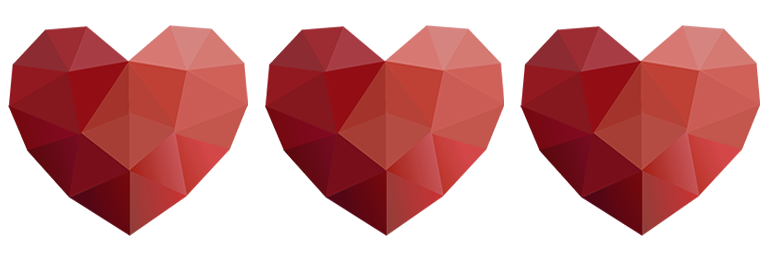
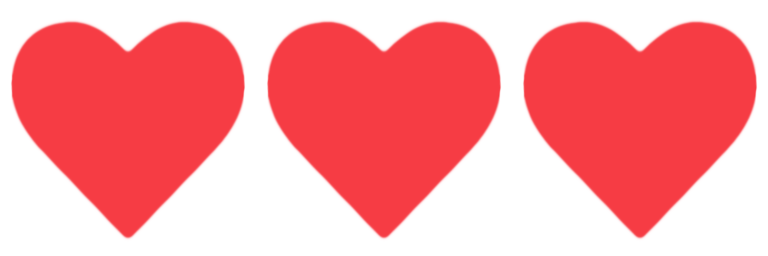
Before/after of a (768, 256) layered artwork. What changed in the layer stack:
added layer "Color Fill 1" above "Group 1" over [left=8, top=19, right=760, bottom=240]
added group "Group 1" with 3 layers above "Color Balance 1 copy 2" over [left=10, top=19, right=758, bottom=240]
added layer "heart-shape-silhouette_318-41967 copy 2" in group "Group 1" over [left=522, top=19, right=758, bottom=240]
added layer "heart-shape-silhouette_318-41967 copy" in group "Group 1" over [left=266, top=19, right=502, bottom=240]
added layer "heart-shape-silhouette_318-41967" in group "Group 1" over [left=10, top=19, right=246, bottom=240]
hid "Color Balance 1 copy 2" over [left=520, top=25, right=760, bottom=236]
hid "Color Balance 1 copy" over [left=265, top=25, right=504, bottom=236]
hid "Color Balance 1" over [left=8, top=25, right=248, bottom=236]
